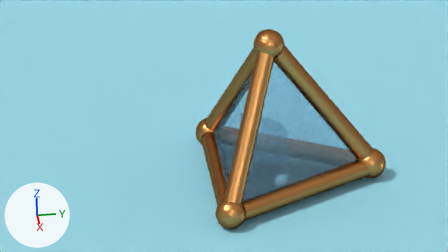
Two versions of the Blender file Tetra_Objects/tetras_set/Tetra_glass_caged/Tetra_40_glass_caged_v1.blend, one commit apart.
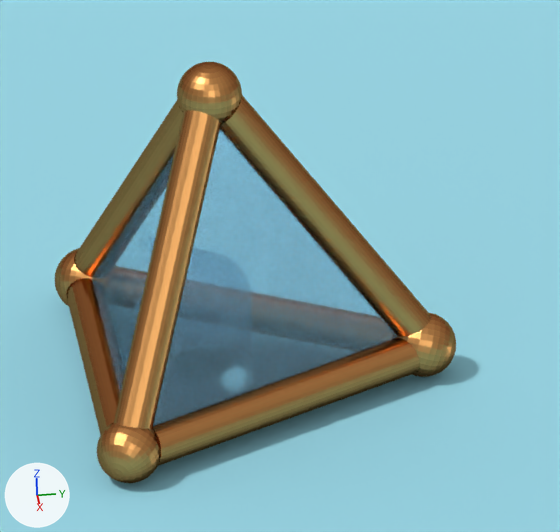
Each version is shown from the file's camera 'Camera', then close up on the part from 38% to 97% of the width and 0% to 100% of the height. Every picture has the same lights, and +X, +Y and +Z are marked at lower left.

Names of what the first close-up shows: 'Plane', 'tetra_40', 'tetra_Cage'.
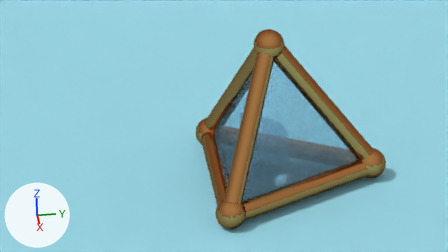
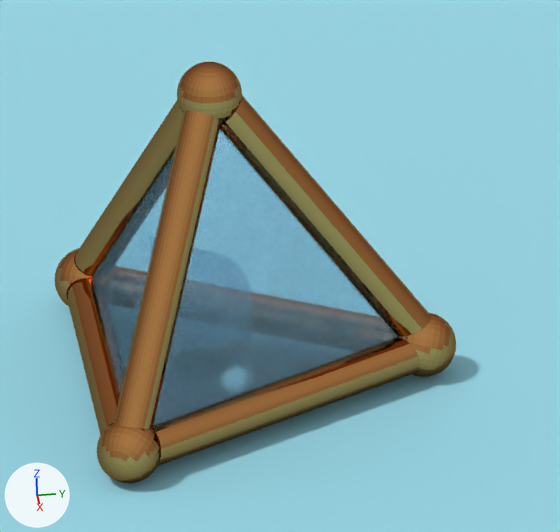
Pixel boxes (x1, y1, x2, y2) of what changed, in the close-ups (560 x 532 px):
'tetra_Cage', surface changed (orange to brown)
    both: (59, 70, 456, 467)

What changed in the scene script:
```text
Change mat_bmd_bronze_0006:
    where n1 = _N.new('ShaderNodeGroup'); n1.name = 'Group'
    n1.inputs[2].default_value: 0.16 -> 0.0  # 'Roughness'
```
